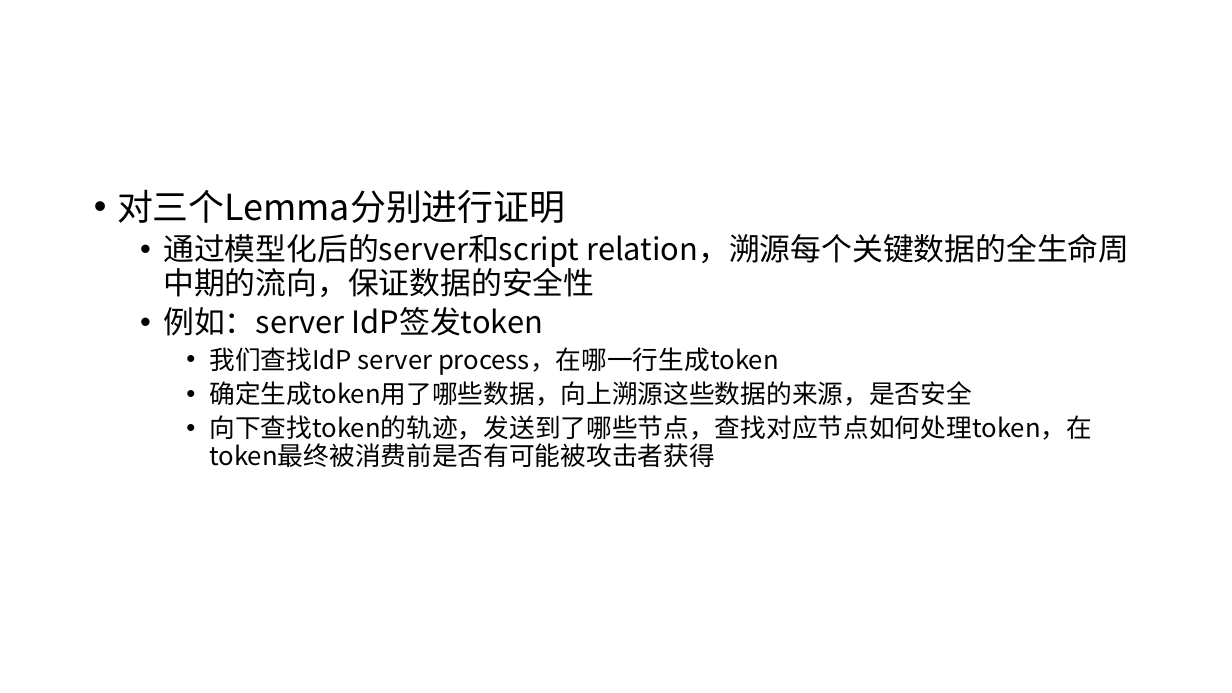
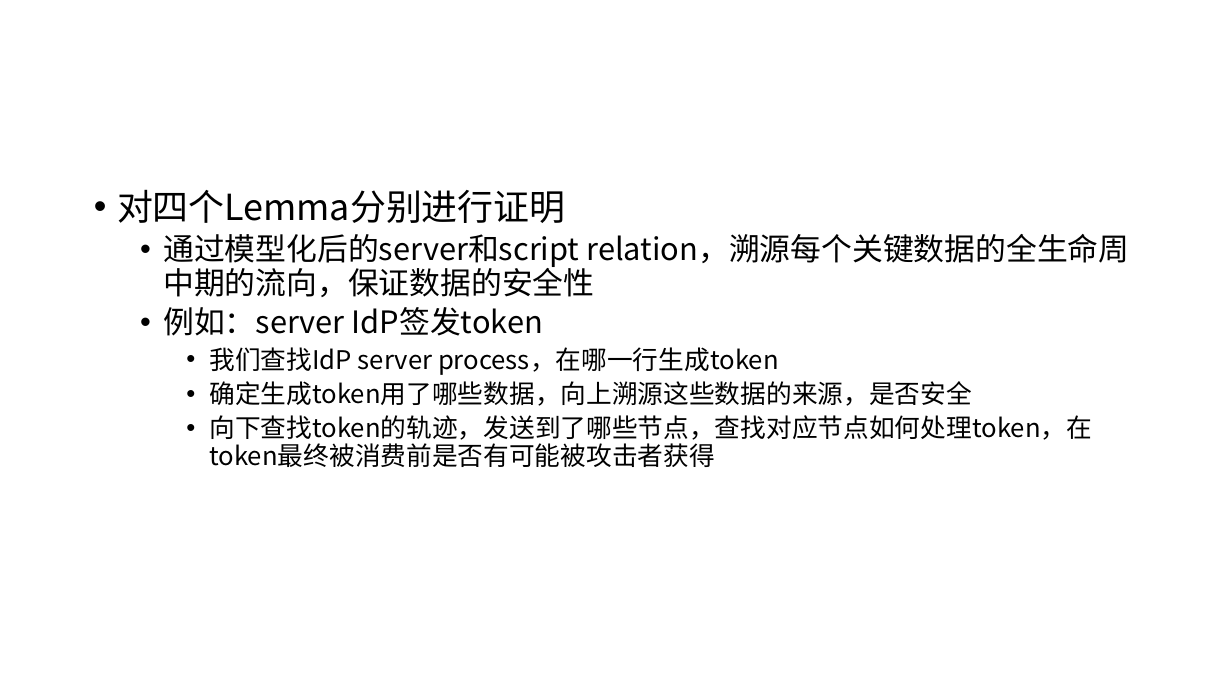
Before and after one commit to cqguo/OIDC-latex, a slide deck: slide 11 of other files/appendix说明.pptx. Drawn at 1232x693 pixels with LibreOffice and Linux fonts; fonts in the diff are those of the drawing. Boxes give left, top, right and bottom in pixels: in the first picture for what was removed or moved away, otherwise in the second. Text is boxed around its words. In the diff, an @@ line names an element or a change of style, - is before the commit and + after.

```diff
--- a/other files/appendix说明.pptx
+++ b/other files/appendix说明.pptx
@@ text at box(117, 189, 565, 223): text changed @@
-• 对三个Lemma分别进行证明
+• 对四个Lemma分别进行证明
```
Also in this commit, not shown: 6 other slides changed, 2 slides added, 2 other files.
